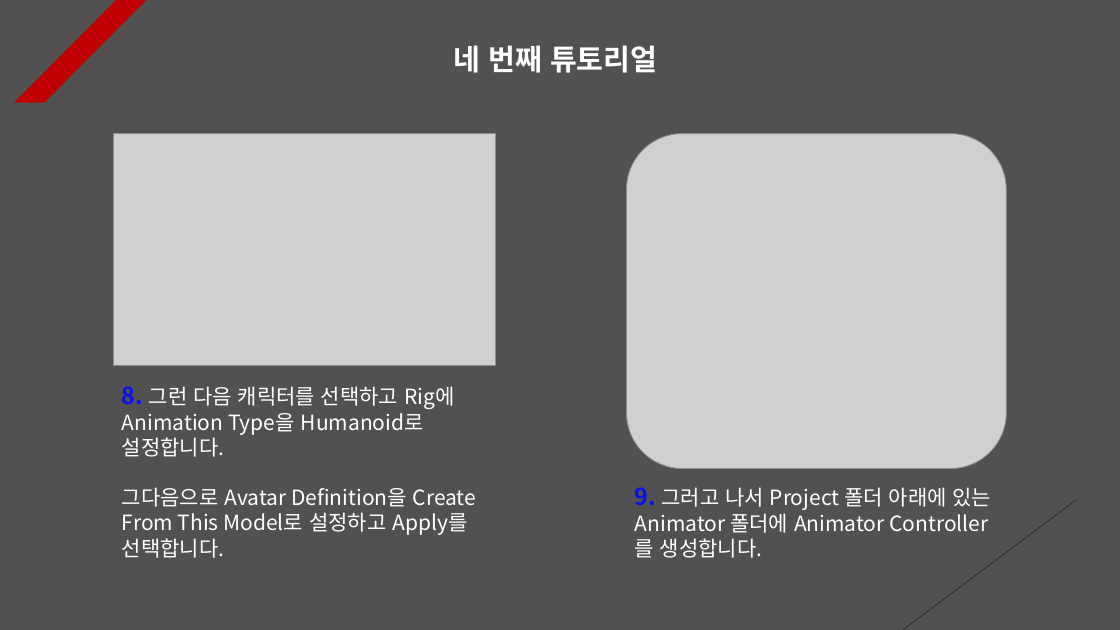
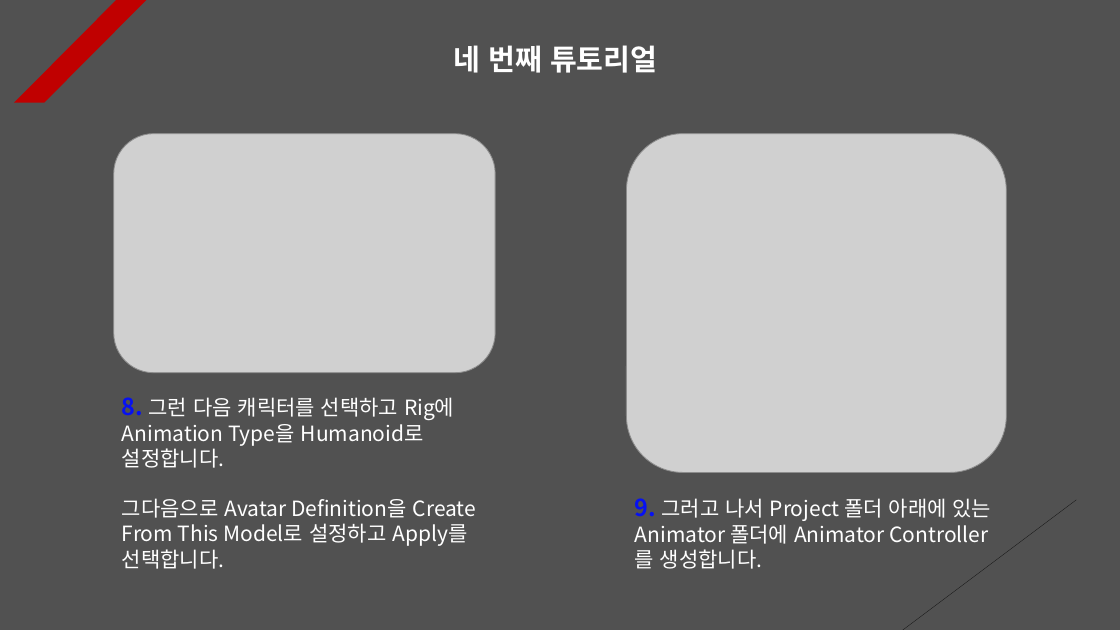
Before and after one commit to Unity2033/3D-UnityEngine, a slide deck: slide 4 of Assets/Class/Animation Retargeting/PPT Data/Animation Retargeting Example.pptx. Drawn at 1120x630 pixels with LibreOffice and Linux fonts; fonts in the diff are those of the drawing; grey boxes stand for pictures. Boxes give left, top, right and bottom in pixels: in the first picture for what was removed or moved away, otherwise in the second. Text is boxed around its words. In the diff, an @@ line names an element or a change of style, - is before the commit and + after.

```diff
--- a/Assets/Class/Animation Retargeting/PPT Data/Animation Retargeting Example.pptx
+++ b/Assets/Class/Animation Retargeting/PPT Data/Animation Retargeting Example.pptx
@@ picture: place and size @@
-picture at (113,134,495,365)
+picture at (113,134,495,373)
@@ text "8. 그런 다음 캐릭터를 선택하고 ...": place and size @@
-text "8. 그런 다음 캐릭터를 선택하고 ..." at (122,386,476,558)
+text "8. 그런 다음 캐릭터를 선택하고 ..." at (122,397,476,569)
@@ text "9. 그러고 나서 Project 폴더 ...": place and size @@
-text "9. 그러고 나서 Project 폴더 ..." at (635,487,992,558)
+text "9. 그러고 나서 Project 폴더 ..." at (635,498,992,569)
```
Also in this commit, not shown: 5 other slides changed, 1 slide added, 2 slides removed, 19 other files.
